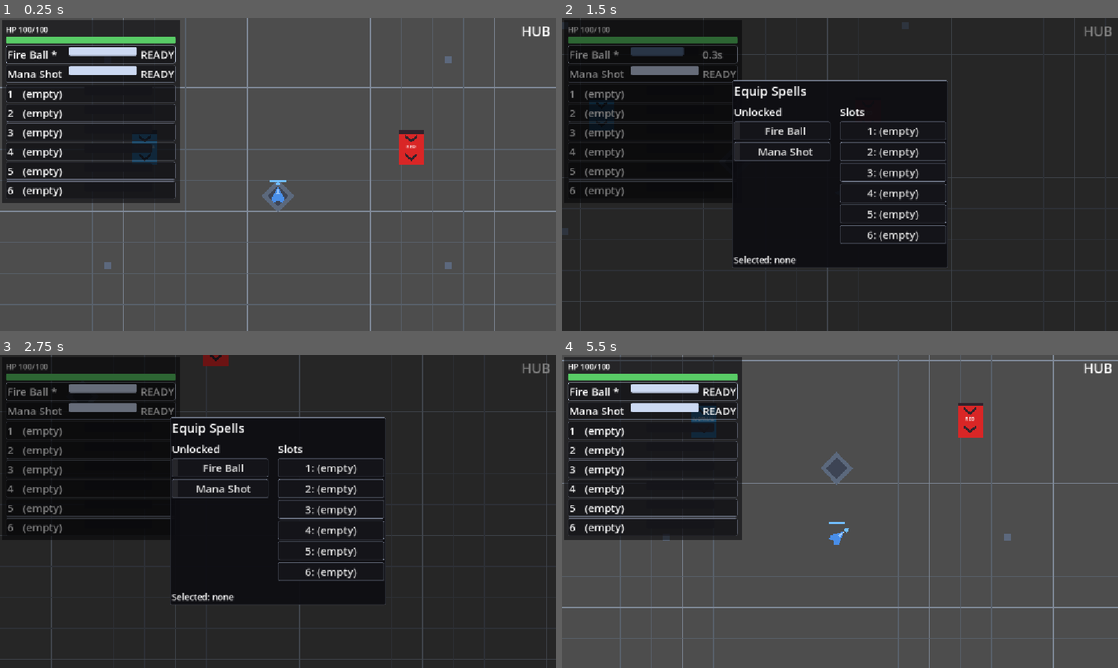
Above: before the commit, frames 1-4 (two rows, left to right).
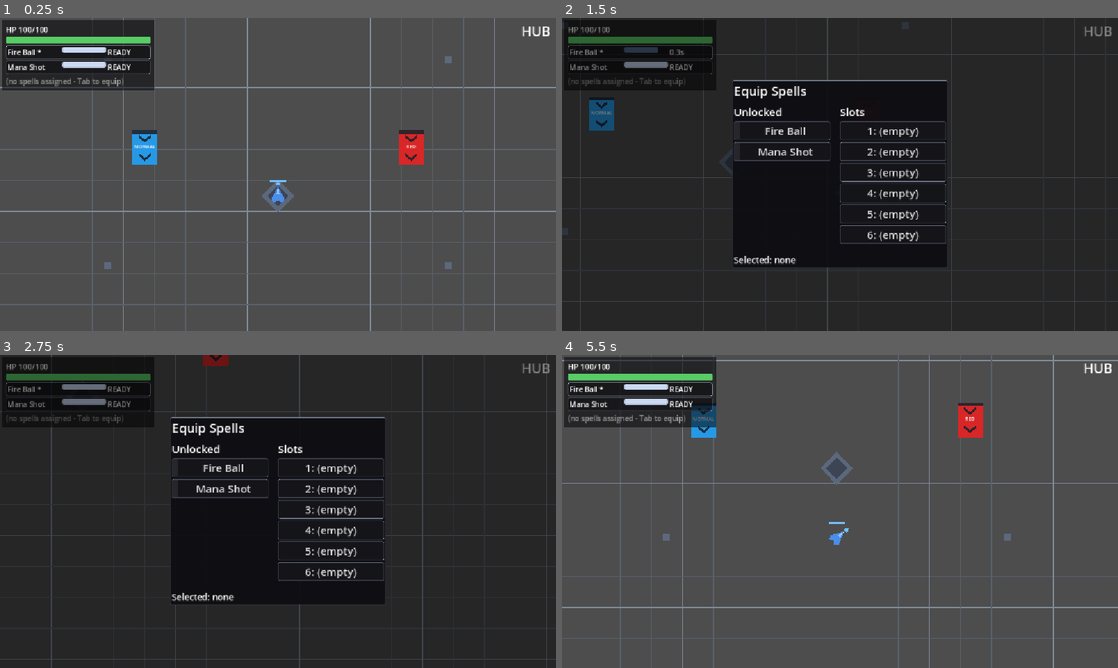
Above: after the commit, the same moments.

Repository: BestestGameStudio/gangU
Game: Godot game, scene res://scenes/main.tscn
Same seed, same stepped clock (60 frames per second), same inputs: the game is played once before the commit and once after it.
Inputs (mouse positions are in pixels of both pictures, inside the frame that each line leads up to):
- Up to frame 1 (0.25 s): no input
- Up to frame 2 (1.5 s): tap Enter at 0.5 s; move the mouse to (962, 158) at 0.52 s; hold D (move_right) 0.53-1.28 s; hold Space (cast) 0.53-1.28 s; move the mouse to (728, 190) at 1.27 s; hold S (move_down) from 1.28 s (still down); tap Tab (equip_panel) at 1.35 s
- Up to frame 3 (2.75 s): move the mouse to (333, 442) at 2.02 s; release S (move_down) at 2.03 s; hold D (move_right) from 2.03 s (still down); tap 1 at 2.1 s
- Up to frame 4 (5.5 s): move the mouse to (812, 574) at 2.77 s; release D (move_right) at 2.78 s; hold W (move_up) 2.78-3.53 s; tap Enter at 2.85 s; move the mouse to (1006, 558) at 3.52 s; hold Space (cast) 3.53-4.28 s; hold A (move_left) 3.53-5.03 s; move the mouse to (673, 464) at 4.27 s; tap Tab (equip_panel) at 4.35 s; move the mouse to (867, 511) at 5.02 s; hold S (move_down) from 5.03 s (still down); tap 1 at 5.1 s

The runs differ from the first frame. In frame 1, 14% of the frame differs, in the area x 0-33%, y 0-60%; in frame 2, 10%; in frame 3, 10%; in frame 4, 14%.

Commit message:
#122: compact HUD rows - 15 fonts, 90x12 bars, empty slots collapse to dim hint line

Diff:
--- a/scripts/hud.gd
+++ b/scripts/hud.gd
@@ -80,6 +80,9 @@
 const FRAME_EMPTY := Color(0.4, 0.42, 0.48, 0.6)
 var _slots_supported := false
 var _slot_widgets: Array = [] ## [{frame,key,name,bar,state,cooling}] x 6
+## #122: dim hint shown only when zero slots are assigned (empty slots
+## collapse - unassigned frames hide instead of rendering placeholder rows).
+var _slot_hint: Label = null
 var _style_track: StyleBoxFlat
 var _style_ready: StyleBoxFlat
 var _style_cooling: StyleBoxFlat
@@ -165,19 +168,19 @@
 	var frame := PanelContainer.new() # #93: flat border frame; border highlights equipped
 	frame.add_theme_stylebox_override("panel", _frame_style(FRAME_DIM))
 	var row := HBoxContainer.new()
-	row.add_theme_constant_override("separation", 8)
+	row.add_theme_constant_override("separation", 4)
 	frame.add_child(row)
 	var name_label := Label.new()
-	name_label.add_theme_font_size_override("font_size", 22)
-	name_label.custom_minimum_size = Vector2(120, 0)
+	name_label.add_theme_font_size_override("font_size", 15)
+	name_label.custom_minimum_size = Vector2(110, 0)
 	var bar := ProgressBar.new()
 	bar.min_value = 0.0
 	bar.max_value = 1.0
 	bar.value = 1.0
 	bar.show_percentage = false
-	bar.custom_minimum_size = Vector2(140, 18)
+	bar.custom_minimum_size = Vector2(90, 12)
 	var state := Label.new()
-	state.add_theme_font_size_override("font_size", 22)
+	state.add_theme_font_size_override("font_size", 15)
 	row.add_child(name_label)
 	row.add_child(bar)
 	row.add_child(state)
@@ -191,23 +194,23 @@
 		var frame := PanelContainer.new() # #93: flat border frame; border shows assigned vs empty
 		frame.add_theme_stylebox_override("panel", _frame_style(FRAME_EMPTY))
 		var row := HBoxContainer.new()
-		row.add_theme_constant_override("separation", 8)
+		row.add_theme_constant_override("separation", 4)
 		frame.add_child(row)
 		var key_label := Label.new()
-		key_label.add_theme_font_size_override("font_size", 22)
+		key_label.add_theme_font_size_override("font_size", 15)
 		key_label.custom_minimum_size = Vector2(24, 0)
 		key_label.text = str(i + 1)
 		var name_label := Label.new()
-		name_label.add_theme_font_size_override("font_size", 22)
-		name_label.custom_minimum_size = Vector2(120, 0)
+		name_label.add_theme_font_size_override("font_size", 15)
+		name_label.custom_minimum_size = Vector2(110, 0)
 		var bar := ProgressBar.new()
 		bar.min_value = 0.0
 		bar.max_value = 1.0
 		bar.value = 0.0
 		bar.show_percentage = false
-		bar.custom_minimum_size = Vector2(140, 18)
+		bar.custom_minimum_size = Vector2(90, 12)
 		var state := Label.new()
-		state.add_theme_font_size_override("font_size", 22)
+		state.add_theme_font_size_override("font_size", 15)
 		row.add_child(key_label)
 		row.add_child(name_label)
 		row.add_child(bar)
@@ -215,7 +218,16 @@
 		_apply_bar_state(bar, false) # #93: track + READY fill at build
 		_slot_rows_box.add_child(frame)
 		_slot_widgets.append({"frame": frame, "key": key_label, "name": name_label, "bar": bar, "state": state, "cooling": false})
+	# #122: single dim line when nothing is assigned; hidden otherwise.
+	_slot_hint = Label.new()
+	_slot_hint.name = "EmptyHint"
+	_slot_hint.add_theme_font_size_override("font_size", 15)
+	_slot_hint.modulate = Color(1.0, 1.0, 1.0, 0.55)
+	_slot_hint.text = "(no spells assigned - Tab to equip)"
+	_slot_hint.visible = false
+	_slot_rows_box.add_child(_slot_hint)
 	_update_plate.call_deferred()
+	_update_slot_rows() # settle collapse state on the initial slot data
 
 func _update_slot_rows() -> void:
 	# Freed-instance safe: the caster can die with the run (reload rebuilds
@@ -225,20 +237,19 @@
 		_slots_supported = false
 		return
 	var slots: Array = _caster.get_slots()
+	var any_assigned := false
 	for i in _slot_widgets.size():
 		var w: Dictionary = _slot_widgets[i]
 		var spell: Spell = slots[i] if i < slots.size() else null
 		if spell != null and not is_instance_valid(spell):
 			spell = null
 		if spell == null:
-			w["name"].text = "(empty)"
-			w["bar"].value = 0.0
-			w["state"].text = ""
-			w["frame"].add_theme_stylebox_override("panel", _frame_style(FRAME_EMPTY))
-			if w["cooling"]:
-				w["cooling"] = false
-				_apply_bar_state(w["bar"], false)
+			# #122: empty slots collapse - unassigned frames hide entirely
+			# instead of rendering "(empty)" placeholder rows.
+			w["frame"].visible = false
 			continue
+		any_assigned = true
+		w["frame"].visible = true
 		var rem: float = _caster.cooldown_remaining(spell)
 		var frac := 1.0
 		if spell.cooldown > 0.0:
@@ -251,6 +262,8 @@
 		if cooling != w["cooling"]:
 			w["cooling"] = cooling
 			_apply_bar_state(w["bar"], cooling)
+	if _slot_hint != null:
+		_slot_hint.visible = not any_assigned
 
 func _process(delta: float) -> void:
 	_update_objective(delta)
